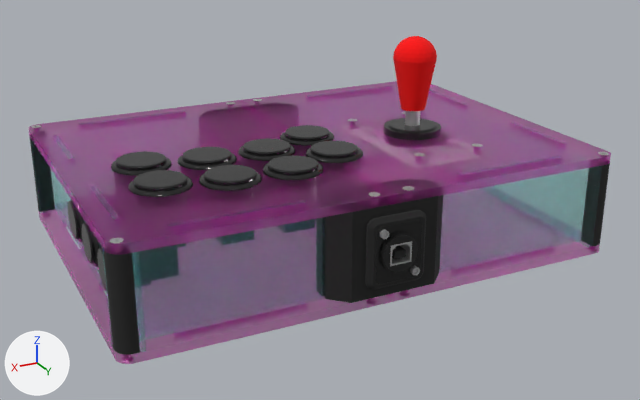
An edit to the Blender file Wanderer/wanderer.blend, drawn before and after from the same camera.
Camera for both pictures: a 50 mm lens placed at (364.0, 566.0, 211.0), pointed at (144.0, 122.0, 22.0). Arrows for +X, +Y and +Z are at lower left; the lights stay in place.

In view in the first picture: 'Bottom.Screwed.Left', 'Bottom.Screwed.Right', 'Frame.FrontLeft', 'Frame.FrontRight', 'Frame.Left', 'Frame.Right', 'Posts.FrontDivider', 'Posts.UpperRight', 'S2P.Left', 'S2P.Right', 'Surround', 'Topper'.
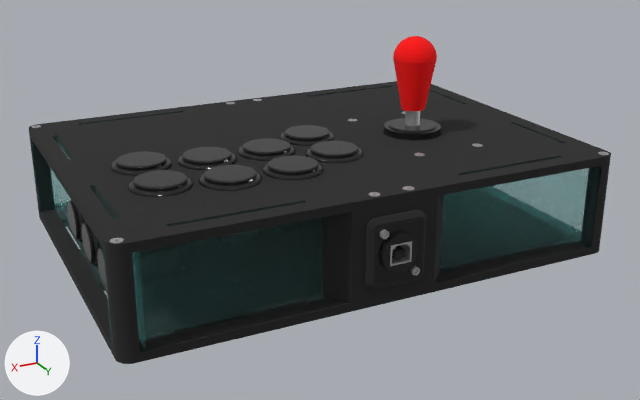
Boxes [x1, y1, x2, y2] around the edits, measured in the pictures (640 x 400 px):
'S2P.Right', recoloured
    both: [29, 100, 397, 255]
'S2P.Left', recoloured
    both: [242, 81, 611, 204]
'Bottom.Screwed.Right', recoloured
    both: [39, 211, 394, 364]
'Bottom.Screwed.Left', recoloured
    both: [393, 241, 600, 302]

Edits to the bpy script that builds the scene:
```text
Change me_vert_002:
    where me_vert_002.from_pydata(...)  # 818 vertices, 862 faces; spans x -290.0..-145.0, y -210.0..0.0, z 0.0..5.0
    remove me_vert_002.materials.append(mat_atomic_purp)
    add me_vert_002.materials.append(mat_black)  # black #222222
Change me_vert_011:
    where me_vert_011.from_pydata(...)  # 518 vertices, 480 faces; spans x -145.0..0.0, y -210.0..0.0, z 0.0..5.0
    remove me_vert_011.materials.append(mat_atomic_purp)
    add me_vert_011.materials.append(mat_black)  # black #222222
Change me_vert_023:
    where me_vert_023.from_pydata(...)  # 530 vertices, 586 faces; spans x -145.0..0.0, y -210.0..0.0, z 0.0..6.0
    remove me_vert_023.materials.append(mat_atomic_purp)
    add me_vert_023.materials.append(mat_black)  # black #222222
Change me_vert_026:
    where me_vert_026.from_pydata(...)  # 530 vertices, 586 faces; spans x -145.0..0.0, y -210.0..0.0, z 0.0..6.0
    remove me_vert_026.materials.append(mat_atomic_purp)
    add me_vert_026.materials.append(mat_black)  # black #222222
```
